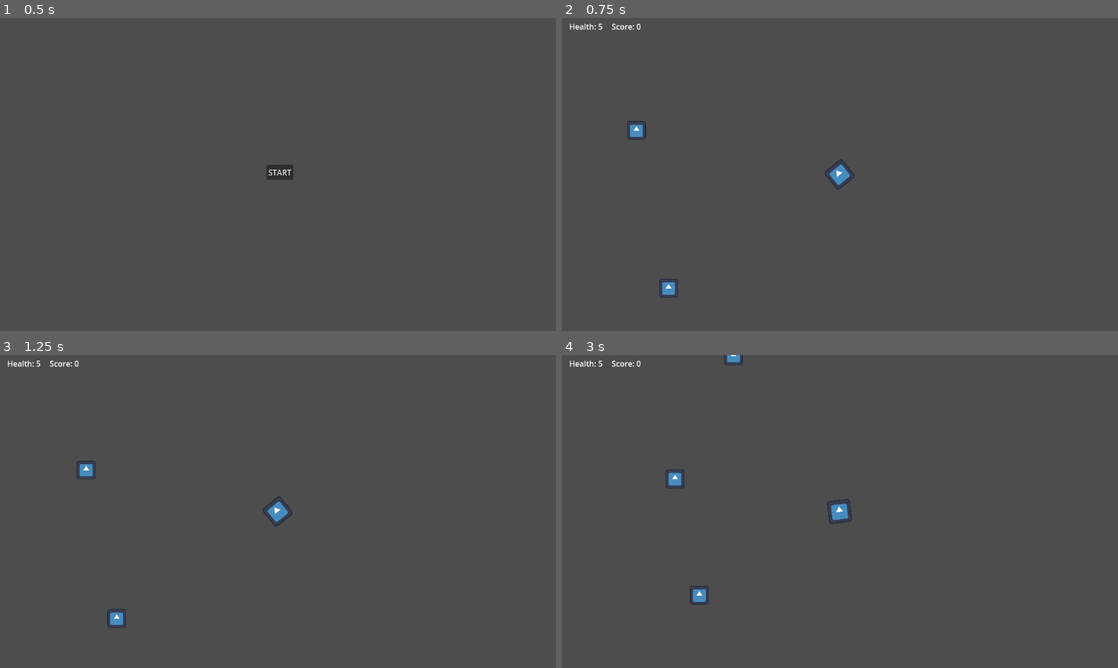
Above: before the commit, frames 1-4 (two rows, left to right).
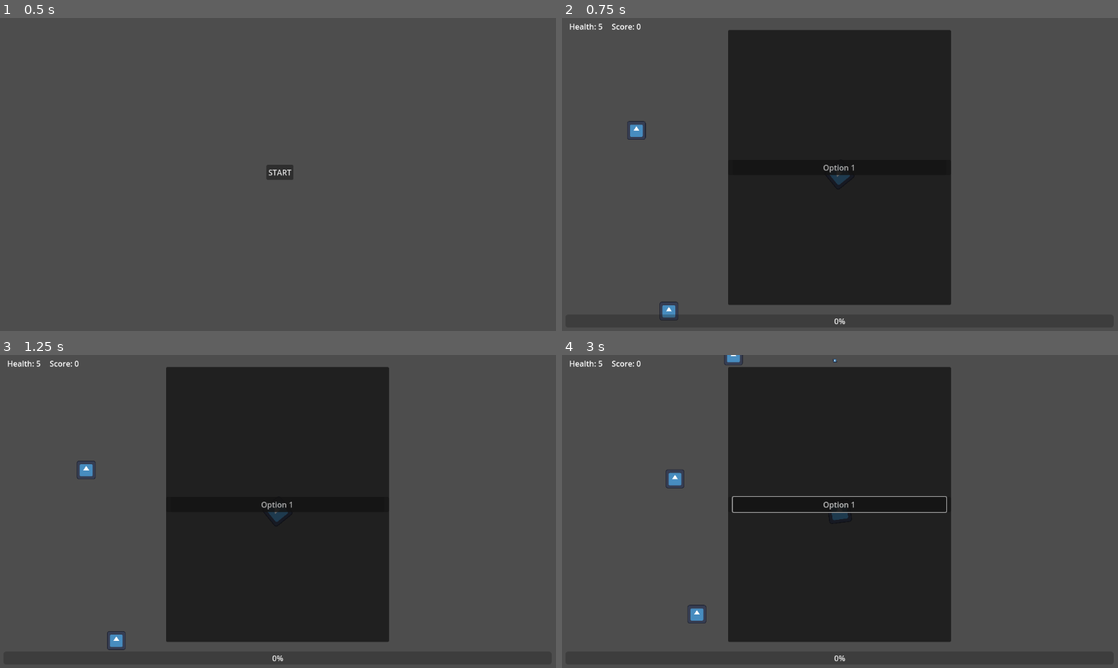
Above: after the commit, the same moments.

Repository: pengpa0012/godot-2d-survivor
Game: Godot game, scene res://scene/start_menu.tscn
Same seed, same stepped clock (60 frames per second), same inputs: the game is played once before the commit and once after it. The engine's default icon, where the game draws it, is replaced by a stand-in: a white triangle on a blue panel in a dark square.
Inputs (mouse positions are in pixels of both pictures, inside the frame that each line leads up to):
- Up to frame 1 (0.5 s): no input
- Up to frame 2 (0.75 s): click "START" at 0.5 s
- Up to frame 3 (1.25 s): no input
- Up to frame 4 (3 s): click (840, 505) at 1.25 s, where only the run after the commit has a clickable "Option 1"; click (840, 505) at 2 s, where only the run after the commit has a clickable "Option 1"; move the mouse to (962, 495) at 2.77 s; hold Right (ui_right) from 2.78 s (still down)

Frame 1 is identical in both runs. In frame 2, 36% of the frame differs, in the area x 17-70%, y 3-98%; in frame 3, 35%; in frame 4, 35%.

Commit message:
added upgrade score/ui, initial upgrade popup

Diff:
--- a/scene/player.tscn
+++ b/scene/player.tscn
@@ -12,6 +12,9 @@
 
 [node name="player" type="CharacterBody2D"]
 script = ExtResource("1_uhno3")
+
+[node name="fire" type="Timer" parent="."]
+autostart = true
 
 [node name="aim" type="Marker2D" parent="."]
 script = ExtResource("2_bll8h")
@@ -29,4 +32,5 @@
 shape = SubResource("RectangleShape2D_77rby")
 debug_color = Color(0.961212, 0.198522, 0, 0.42)
 
+[connection signal="timeout" from="fire" to="." method="_on_fire_timeout"]
 [connection signal="area_entered" from="hitbox" to="." method="_on_hitbox_area_entered"]
--- a/scene/world.tscn
+++ b/scene/world.tscn
@@ -1,11 +1,32 @@
-[gd_scene load_steps=4 format=3 uid="uid://dfkfjtrl41cqk"]
+[gd_scene load_steps=5 format=3 uid="uid://dfkfjtrl41cqk"]
 
 [ext_resource type="PackedScene" uid="uid://cxgeferijl2u" path="res://scene/player.tscn" id="1_4m312"]
 [ext_resource type="Script" path="res://script/world.gd" id="1_mro08"]
 [ext_resource type="PackedScene" uid="uid://dxgdhq8b6ktc" path="res://scene/enemy.tscn" id="2_iquds"]
+[ext_resource type="Script" path="res://upgrade_list.gd" id="4_kt5w1"]
 
 [node name="world" type="Node2D"]
 script = ExtResource("1_mro08")
+
+[node name="enemies" type="Node2D" parent="."]
+
+[node name="enemy3" parent="enemies" instance=ExtResource("2_iquds")]
+position = Vector2(1018, -268)
+
+[node name="enemy2" parent="enemies" instance=ExtResource("2_iquds")]
+position = Vector2(1308, 574)
+
+[node name="enemy4" parent="enemies" instance=ExtResource("2_iquds")]
+position = Vector2(1278, 196)
+
+[node name="enemy5" parent="enemies" instance=ExtResource("2_iquds")]
+position = Vector2(141, -126)
+
+[node name="enemy6" parent="enemies" instance=ExtResource("2_iquds")]
+position = Vector2(152, 654)
+
+[node name="enemy" parent="enemies" instance=ExtResource("2_iquds")]
+position = Vector2(83, 273)
 
 [node name="player" parent="." instance=ExtResource("1_4m312")]
 position = Vector2(512, 366)
@@ -27,27 +48,45 @@
 offset_bottom = -295.0
 text = "Score: 0"
 
-[node name="enemies" type="Node2D" parent="."]
+[node name="upgrade_score" type="ProgressBar" parent="player/Camera2D"]
+offset_left = -569.0
+offset_top = 290.0
+offset_right = 567.0
+offset_bottom = 317.0
+size_flags_horizontal = 4
+size_flags_vertical = 8
 
-[node name="enemy3" parent="enemies" instance=ExtResource("2_iquds")]
-position = Vector2(1018, -268)
+[node name="upgrade_list" type="PanelContainer" parent="player/Camera2D"]
+self_modulate = Color(0.122252, 0.122252, 0.122252, 1)
+offset_left = -232.0
+offset_top = -299.0
+offset_right = 230.0
+offset_bottom = 270.0
+script = ExtResource("4_kt5w1")
 
-[node name="enemy2" parent="enemies" instance=ExtResource("2_iquds")]
-position = Vector2(1308, 574)
+[node name="Button" type="Button" parent="player/Camera2D/upgrade_list"]
+self_modulate = Color(0.74902, 0.74902, 0.74902, 1)
+layout_mode = 2
+size_flags_vertical = 4
+text = "Option 1"
 
-[node name="enemy4" parent="enemies" instance=ExtResource("2_iquds")]
-position = Vector2(1278, 196)
+[node name="margin_panel" type="MarginContainer" parent="player/Camera2D/upgrade_list"]
+layout_mode = 2
+theme_override_constants/margin_left = 10
+theme_override_constants/margin_right = 10
 
-[node name="enemy5" parent="enemies" instance=ExtResource("2_iquds")]
-position = Vector2(141, -126)
+[node name="VBoxContainer" type="VBoxContainer" parent="player/Camera2D/upgrade_list/margin_panel"]
+layout_mode = 2
+size_flags_vertical = 4
 
-[node name="enemy6" parent="enemies" instance=ExtResource("2_iquds")]
-position = Vector2(151, 606)
-
-[node name="enemy" parent="enemies" instance=ExtResource("2_iquds")]
-position = Vector2(83, 273)
+[node name="Button2" type="Button" parent="player/Camera2D/upgrade_list/margin_panel/VBoxContainer"]
+self_modulate = Color(0.74978, 0.74978, 0.74978, 1)
+layout_mode = 2
+size_flags_vertical = 4
+text = "Option 1"
 
 [node name="Timer" type="Timer" parent="."]
 autostart = true
 
+[connection signal="pressed" from="player/Camera2D/upgrade_list/Button" to="player/Camera2D/upgrade_list" method="_on_button_pressed"]
 [connection signal="timeout" from="Timer" to="." method="_on_timer_timeout"]
--- a/script/global.gd
+++ b/script/global.gd
@@ -3,3 +3,7 @@
 
 var SCORE = 0
 var HEALTH = 5
+var FIRERATE = 1
+var PROJECTILE_COUNT = 1
+var UPGRADE_SCORE = 0.000
+var UPGRADE_SCORE_TARGET = 500
--- a/script/player.gd
+++ b/script/player.gd
@@ -18,14 +18,10 @@
 	else:
 		velocity.y = move_toward(velocity.y, 0, SPEED)
 
-
-	if Input.is_action_just_pressed("ui_accept") && is_instance_valid(self):
-		shoot(delta)
-
 	move_and_slide()
 
 
-func shoot(delta):
+func shoot():
 	var bullet = bullet_scene.instantiate() as Area2D
 	bullet.position = self.position
 	bullet.transform = aim.transform
@@ -38,3 +34,9 @@
 	if Global.HEALTH <= 0:
 		queue_free()
 		get_tree().change_scene_to_file("res://scene/end_menu.tscn")
+
+
+func _on_fire_timeout():
+	if is_instance_valid(self):
+		shoot()
+		$fire.start()
--- a/script/projectile.gd
+++ b/script/projectile.gd
@@ -2,6 +2,8 @@
 
 var speed = 750
 @onready var scoreUI = get_node("/root/world/player/Camera2D/score")
+@onready var upgradeScoreUI = get_node("/root/world/player/Camera2D/upgrade_score")
+@onready var upgradeListUI = get_node("/root/world/player/Camera2D/upgrade_list")
 
 func _process(delta):
 	position += transform.x * speed * delta
@@ -10,6 +12,16 @@
 func _on_body_shape_entered(body_rid, body, body_shape_index, local_shape_index):
 	if body.name != "player":
 		Global.SCORE += 10 + randi_range(1, 5)
+		Global.UPGRADE_SCORE += 20 + randf_range(1, 5)
+		upgradeScoreUI.value = Global.UPGRADE_SCORE / Global.UPGRADE_SCORE_TARGET * 100
+		if Global.UPGRADE_SCORE >= Global.UPGRADE_SCORE_TARGET:
+			upgradeListUI.visible = true
+			get_tree().paused = true
+			# Popup upgrade UI here
+			Global.UPGRADE_SCORE_TARGET = Global.UPGRADE_SCORE + 500
+			upgradeScoreUI.value = 0
+			Global.UPGRADE_SCORE = 0
+
 		scoreUI.text = "Score: " + str(Global.SCORE)
 		body.queue_free()
 		queue_free()
--- a/script/world.gd
+++ b/script/world.gd
@@ -7,6 +7,7 @@
 
 var MIN_ENEMY = 30
 
+
 func _on_timer_timeout():
 	if enemies.get_child_count() <= MIN_ENEMY && is_instance_valid(player):
 		var enemy = enemy_scene.instantiate() as CharacterBody2D
--- /dev/null
+++ b/upgrade_list.gd
@@ -0,0 +1,6 @@
+extends PanelContainer
+
+
+func _on_button_pressed():
+	print("yeye")
+	get_tree().paused = false
